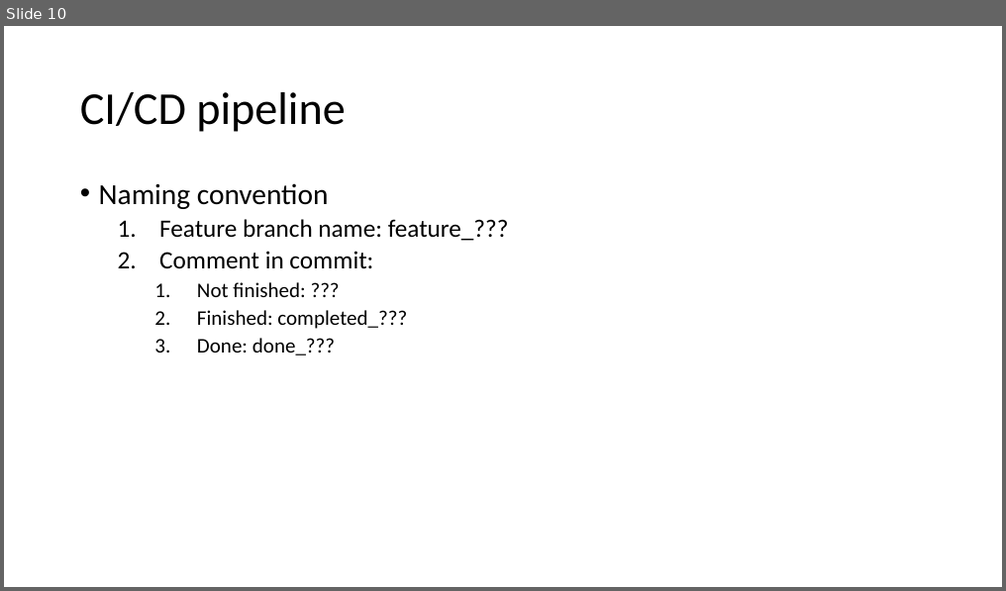
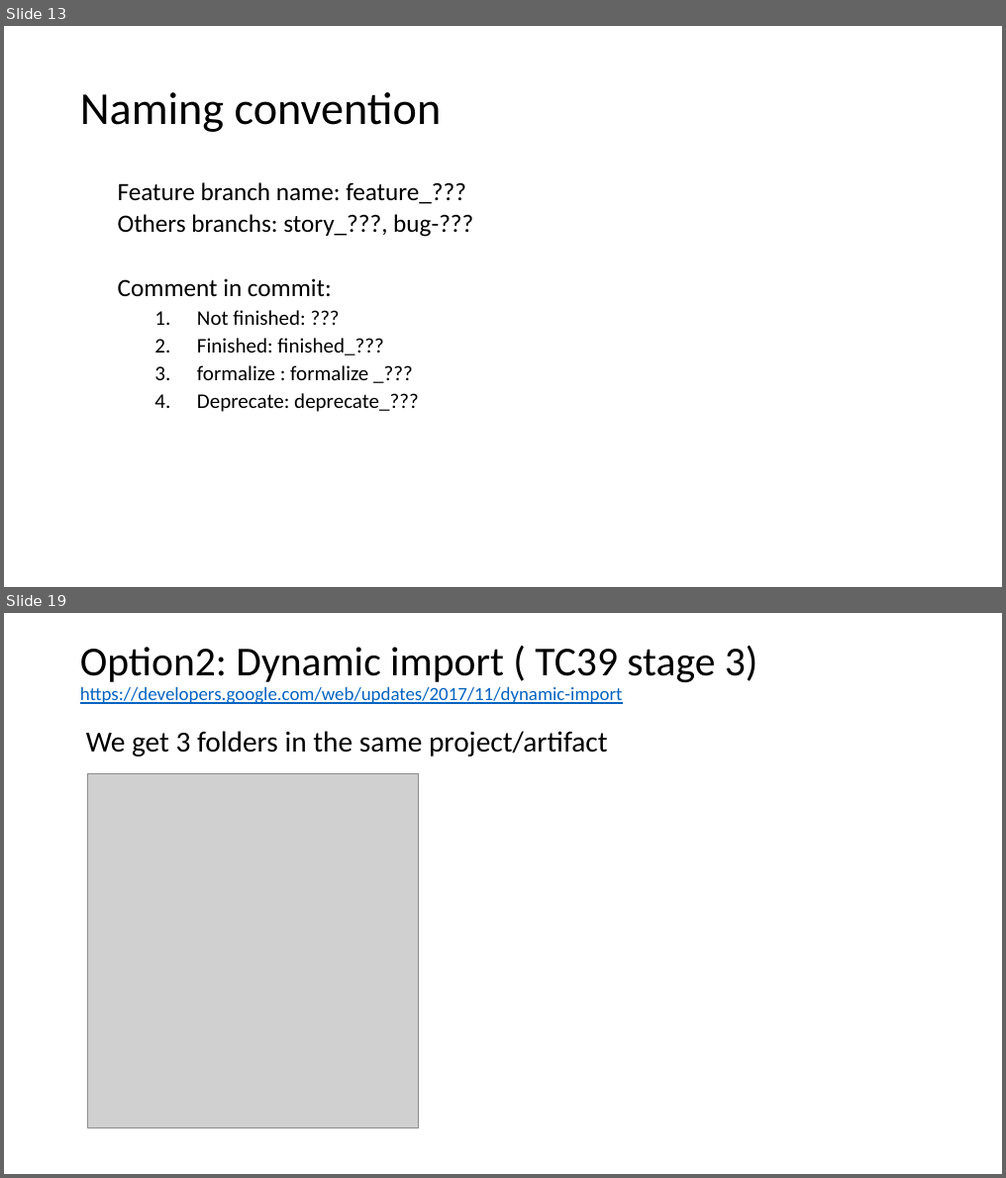
Before and after one commit to chaiyilin/featureToggling, a slide deck: featureToggles.pptx. Shown one above the other, each under a label of ours: slide 10 before the commit, slides 13 and 19 after it; the slides between them are not shown. The pictures are 1006x591 and 1006x1178 pixels, drawn with LibreOffice and Linux fonts; fonts in the diff are those of the drawing; grey boxes stand for pictures. Boxes give left, top, right and bottom in pixels: in the first picture for what was removed or moved away, otherwise in the second. Text is boxed around its words. In the diff, an @@ line names an element or a change of style, - is before the commit and + after.

```diff
--- a/featureToggles.pptx
+++ b/featureToggles.pptx
@@ slide 19 added at (x1=4, y1=613, x2=1002, y2=1174), background #FFFFFF @@
@@ title added at (x1=80, y1=645, x2=758, y2=704), 18 pt, text #0563C1, underline @@
+Option2: Dynamic import ( TC39 stage 3)
+https://developers.google.com/web/updates/2017/11/dynamic-import
@@ text added at (x1=86, y1=731, x2=608, y2=757), 28 pt, text #000000 @@
+We get 3 folders in the same project/artifact
@@ picture added at (x1=88, y1=774, x2=419, y2=1129) @@
@@ what was slide 10 is now slide 13 @@
@@ slide 13 changed as well @@
@@ title at (x1=80, y1=92, x2=442, y2=132): text changed @@
-CI/CD pipeline
+Naming convention
@@ text at (x1=99, y1=183, x2=329, y2=209): paragraph removed @@
-• Naming convention
@@ text at (x1=118, y1=182, x2=466, y2=296): bullet 1. to none @@
@@ text at (x1=118, y1=214, x2=473, y2=237): paragraph added @@
+  Others branchs: story_???, bug-???
@@ text at (x1=197, y1=338, x2=419, y2=412): text changed @@
-    2. Finished: completed_???
-    3. Done: done_???
+    2. Finished: finished_???
+    3. formalize : formalize _???
+    4. Deprecate: deprecate_???
```
Also in this commit, not shown: 2 other slides changed, 13 other slides added, 4 slides removed.
